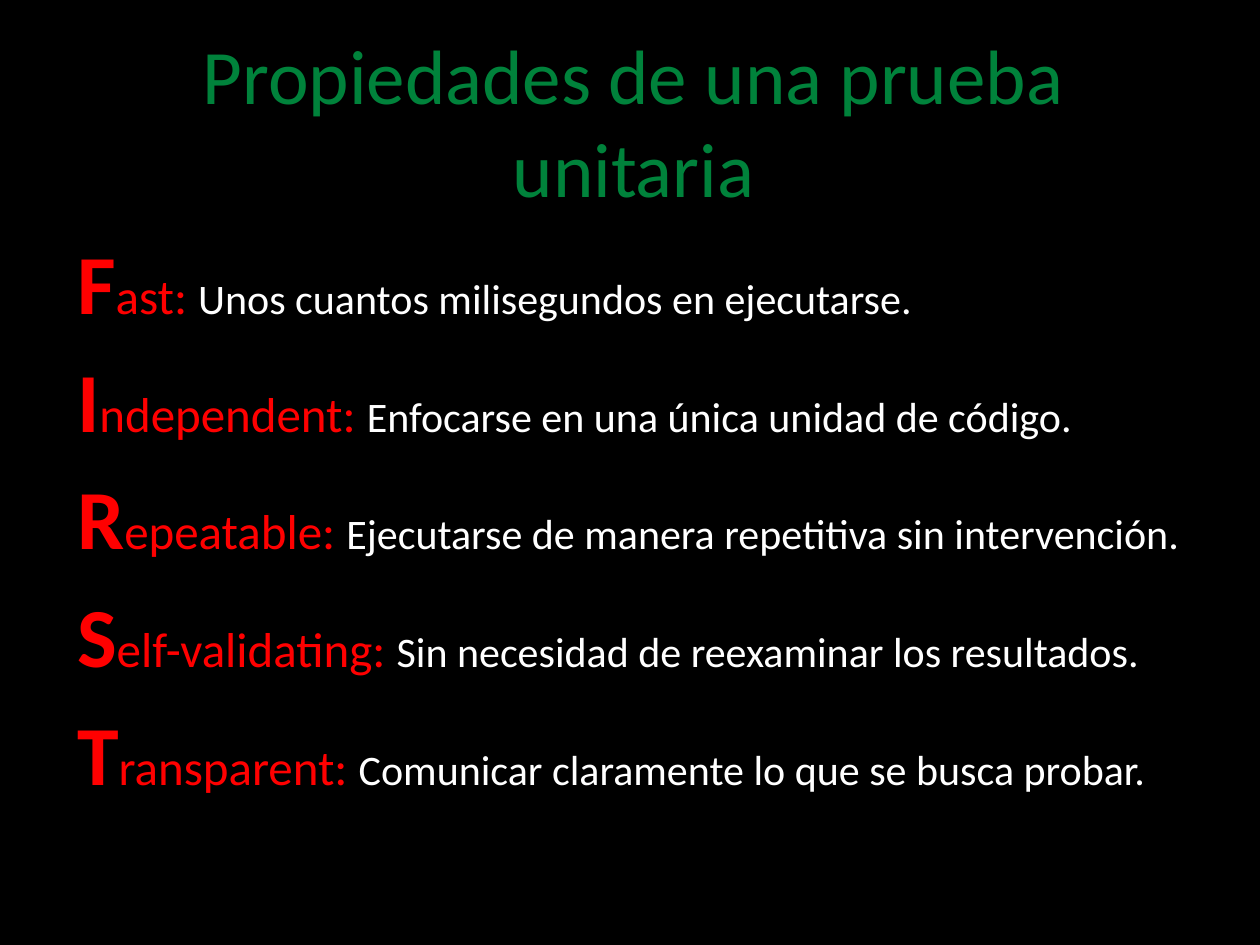
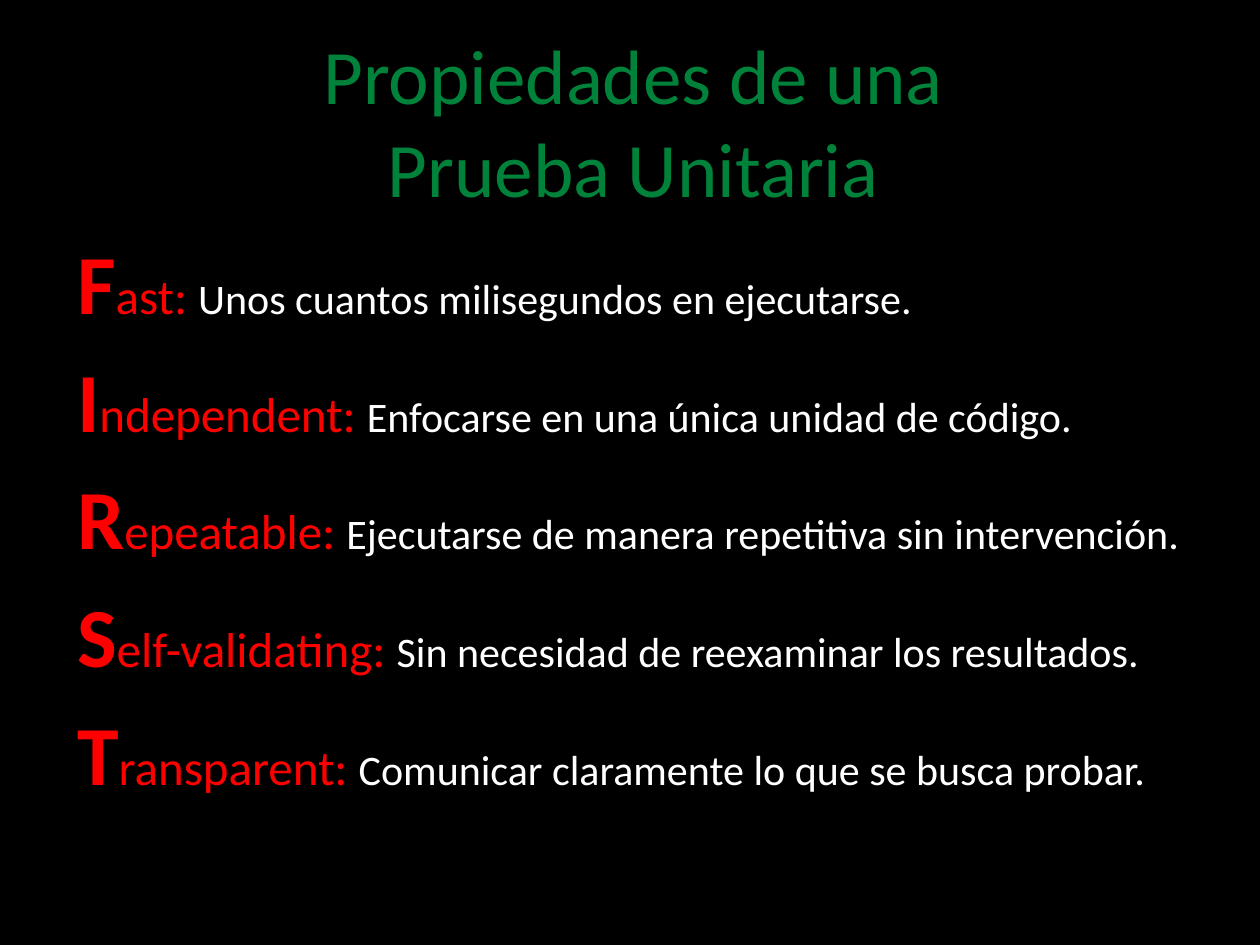
Before and after one commit to angelnunezsalazar/Test-Automation-NET, a slide deck: slide 37 of Diapositivas/Test Automation .NET.pptx (slide 35 before the commit). Drawn at 1260x945 pixels with LibreOffice and Linux fonts; fonts in the diff are those of the drawing; background and template pictures are left out. Boxes give left, top, right and bottom in pixels: in the first picture for what was removed or moved away, otherwise in the second. Text is boxed around its words. In the diff, an @@ line names an element or a change of style, - is before the commit and + after.

```diff
--- a/Diapositivas/Test Automation .NET.pptx
+++ b/Diapositivas/Test Automation .NET.pptx
@@ title at [323,50,943,198]: text changed @@
-Propiedades de una prueba unitaria
+Propiedades de una
+Prueba Unitaria
```
Also in this commit, not shown: 1 other slide changed, 6 slides added, 18 other files.
